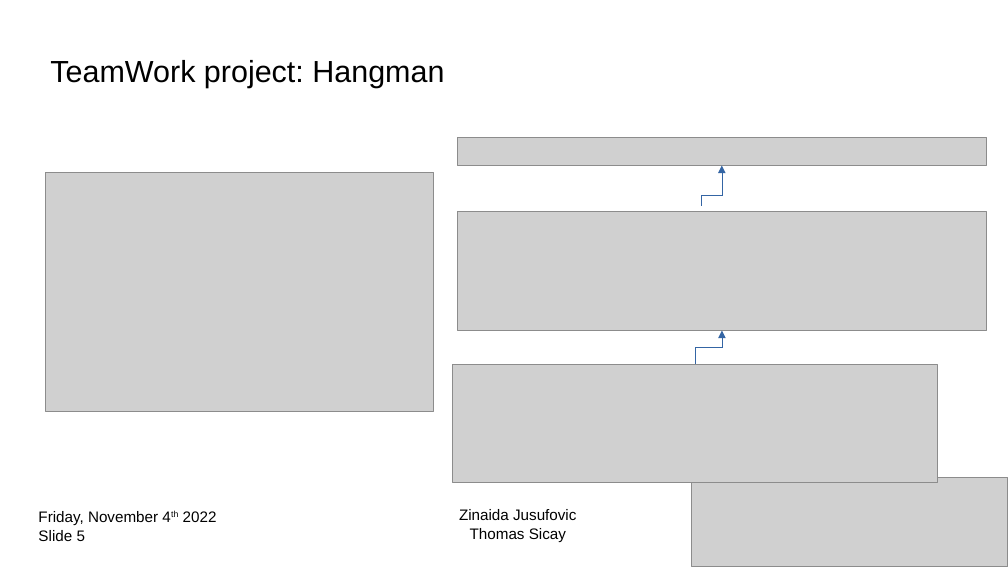
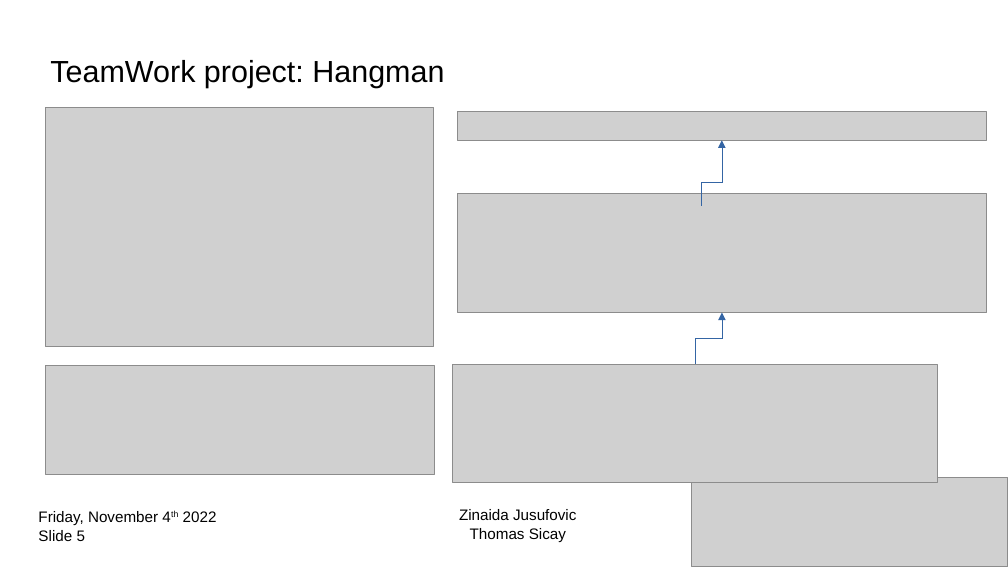
Before and after one commit to zenais/TW_HANGMAN, a slide deck: slide 5 of Presentation/20221103_Hangman presentation.odp. Drawn at 1008x567 pixels with LibreOffice and Linux fonts; fonts in the diff are those of the drawing; grey boxes stand for pictures. Boxes give left, top, right and bottom in pixels: in the first picture for what was removed or moved away, otherwise in the second. Text is boxed around its words. In the diff, an @@ line names an element or a change of style, - is before the commit and + after.

```diff
--- a/Presentation/20221103_Hangman presentation.odp
+++ b/Presentation/20221103_Hangman presentation.odp
@@ picture: place and size @@
-picture at bbox=[46, 172, 434, 411]
+picture at bbox=[46, 108, 434, 347]
@@ picture: place and size @@
-picture at bbox=[457, 137, 987, 166]
+picture at bbox=[457, 112, 987, 140]
@@ elbow arrow moved from (702, 206) - (723, 166) to (702, 206) - (723, 140) @@
@@ picture: place and size @@
-picture at bbox=[457, 211, 987, 330]
+picture at bbox=[457, 194, 987, 313]
@@ elbow arrow moved from (695, 364) - (723, 330) to (695, 364) - (723, 313) @@
@@ picture added at bbox=[46, 366, 434, 475] @@
```
Also in this commit, not shown: 1 other slide changed.
